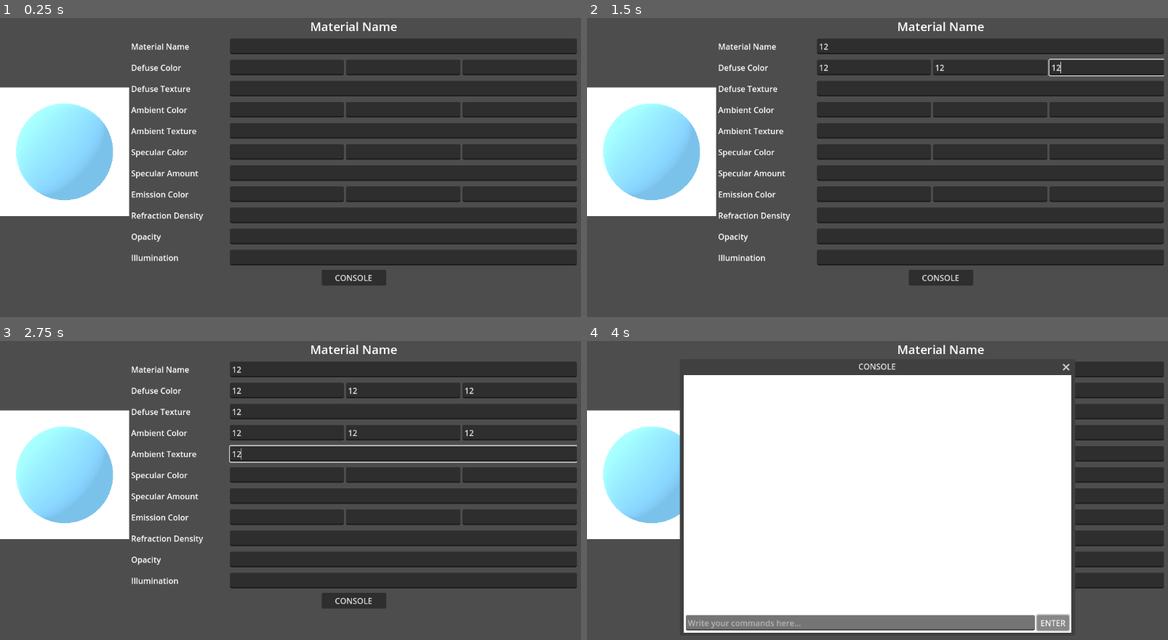
Above: before the commit, frames 1-4 (two rows, left to right).
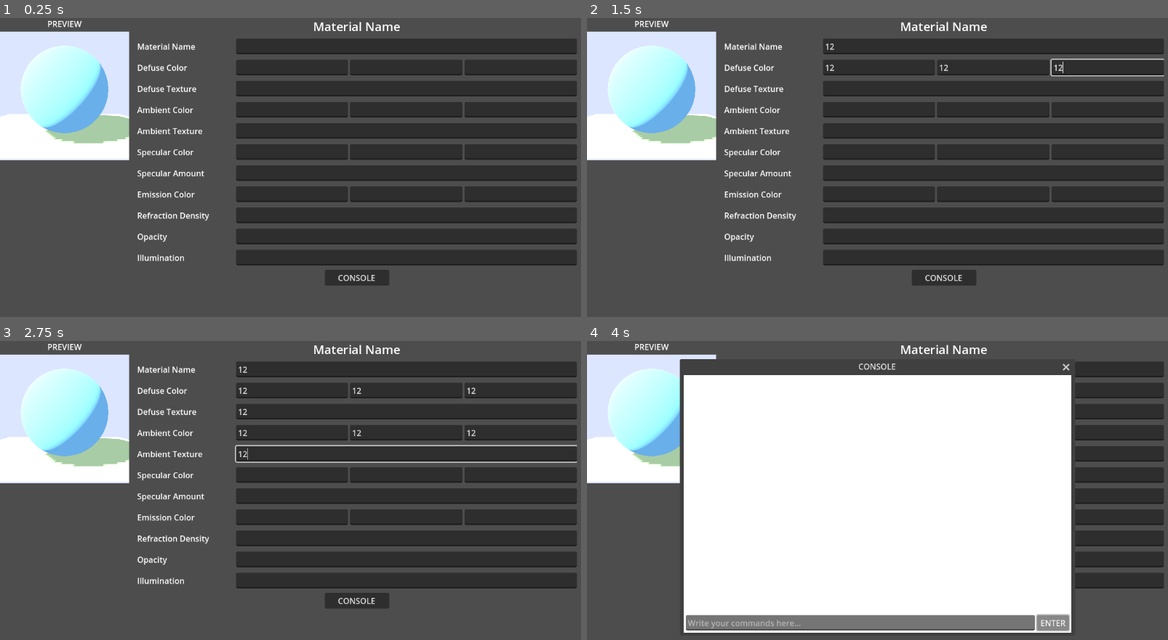
Above: after the commit, the same moments.

Repository: wamiqurrehman093/asset_editor
Game: Godot game, scene res://source/material_editor/material_editor.tscn
The game is run twice, just before and just after one commit, with the same random seed, the same clock (stepped at 60 frames per second) and the same inputs. This scene is started directly instead of the project's main scene.
Inputs (mouse positions are in pixels of both pictures, inside the frame that each line leads up to):
- Up to frame 1 (0.25 s): no input
- Up to frame 2 (1.5 s): click (987, 47) at 0.52 s; type "12" at 0.6 s; click (871, 68) at 0.75 s; type "12" at 0.83 s; click (987, 68) at 0.98 s; type "12" at 1.07 s; click (1104, 68) at 1.27 s; type "12" at 1.35 s
- Up to frame 3 (2.75 s): click (400, 412) at 1.5 s; type "12" at 1.58 s; click (284, 433) at 1.73 s; type "12" at 1.82 s; click (400, 433) at 2.02 s; type "12" at 2.1 s; click (517, 433) at 2.25 s; type "12" at 2.33 s; click (400, 454) at 2.48 s; type "12" at 2.57 s
- Up to frame 4 (4 s): click "CONSOLE" at 2.75 s; click "ENTER" at 3.5 s

The runs differ from the first frame. In frame 1, 16% of the frame differs, in the area x 0-81%, y 0-90%; in frame 2, 16%; in frame 3, 16%, in the area x 0-82%, y 0-90%; in frame 4, 9.5%.

Commit message:
console logs and material editor

Diff:
--- /dev/null
+++ b/resource/theme/console_theme.tres
@@ -0,0 +1,9 @@
+[gd_resource type="Theme" format=3 uid="uid://lkfi2kksbiwi"]
+
+[resource]
+Label/colors/font_color = Color(0, 0, 0, 1)
+MarginContainer/constants/margin_bottom = 4
+MarginContainer/constants/margin_left = 4
+MarginContainer/constants/margin_right = 4
+MarginContainer/constants/margin_top = 4
+VBoxContainer/constants/separation = 4
--- a/source/console_window/console_window.tscn
+++ b/source/console_window/console_window.tscn
@@ -1,7 +1,7 @@
 [gd_scene load_steps=3 format=3 uid="uid://hboe8tcv0is5"]
 
-[ext_resource type="Theme" uid="uid://dys62uqmu2c03" path="res://resource/theme/basic_theme.tres" id="1_2wp0v"]
 [ext_resource type="Script" path="res://source/console_window/console_window.gd" id="1_6nti3"]
+[ext_resource type="Theme" uid="uid://lkfi2kksbiwi" path="res://resource/theme/console_theme.tres" id="2_43ga6"]
 
 [node name="console_window" type="Window" node_paths=PackedStringArray("logs", "command_input", "command_submit")]
 title = "CONSOLE"
@@ -9,6 +9,7 @@
 size = Vector2i(768, 512)
 visible = false
 exclusive = true
+unresizable = true
 content_scale_mode = 1
 content_scale_aspect = 1
 script = ExtResource("1_6nti3")
@@ -23,6 +24,7 @@
 anchor_bottom = 1.0
 grow_horizontal = 2
 grow_vertical = 2
+theme = ExtResource("2_43ga6")
 
 [node name="background" type="ColorRect" parent="console"]
 layout_mode = 1
@@ -39,7 +41,7 @@
 anchor_bottom = 1.0
 grow_horizontal = 2
 grow_vertical = 2
-theme = ExtResource("1_2wp0v")
+size_flags_vertical = 3
 
 [node name="content" type="VBoxContainer" parent="console/content_container"]
 custom_minimum_size = Vector2(0, 38)
--- a/source/material_editor/material_editor.gd
+++ b/source/material_editor/material_editor.gd
@@ -96,25 +96,31 @@
 	self.specular_color_r.text = specular_color.r
 	self.specular_color_g.text = specular_color.g
 	self.specular_color_b.text = specular_color.b
+	console_window.log_statement("Loaded specular color.")
 
 
 func load_specular_amount(specular_amount: String) -> void:
 	self.specular_amount.text = specular_amount
+	console_window.log_statement("Loaded specular amount.")
 
 
 func load_emission_color(emission_color: Dictionary) -> void:
 	self.emission_color_r.text = emission_color.r
 	self.emission_color_g.text = emission_color.g
 	self.emission_color_b.text = emission_color.b
+	console_window.log_statement("Loaded emission color.")
 
 
 func load_refraction_density(refraction_density: String) -> void:
 	self.refraction_density.text = refraction_density
+	console_window.log_statement("Loaded refraction density.")
 
 
 func load_opacity(opacity: String) -> void:
 	self.opacity.text = opacity
+	console_window.log_statement("Loaded opacity.")
 
 
 func load_illumination(illumination: String) -> void:
 	self.illumination.text = illumination
+	console_window.log_statement("Loaded illumination.")
--- a/source/material_editor/material_editor.tscn
+++ b/source/material_editor/material_editor.tscn
@@ -8,15 +8,24 @@
 ao_enabled = true
 
 [sub_resource type="SphereMesh" id="SphereMesh_lkr2s"]
+radius = 0.75
+height = 1.5
 
 [sub_resource type="Environment" id="Environment_56dlo"]
 background_mode = 1
-background_color = Color(1, 1, 1, 1)
+background_color = Color(0.862745, 0.901961, 1, 1)
 ambient_light_color = Color(1, 1, 1, 1)
+
+[sub_resource type="StandardMaterial3D" id="StandardMaterial3D_x6lxa"]
+albedo_color = Color(0.764706, 0.886275, 0.647059, 1)
+
+[sub_resource type="BoxMesh" id="BoxMesh_f88e3"]
+size = Vector3(4, 0.1, 2)
 
 [node name="material_editor" type="HBoxContainer" node_paths=PackedStringArray("material_title", "material_name_input", …(391 unchanged characters)…
 custom_minimum_size = Vector2(1144, 532)
 size_flags_horizontal = 3
+theme_override_constants/separation = 16
 script = ExtResource("1_v3xu1")
 material_title = NodePath("details/title")
 material_name_input = NodePath("details/properties_container/properties/material_name/input")
@@ -45,7 +54,12 @@
 [node name="preview" type="VBoxContainer" parent="."]
 custom_minimum_size = Vector2(256, 0)
 layout_mode = 2
-alignment = 1
+
+[node name="label" type="Label" parent="preview"]
+layout_mode = 2
+text = "PREVIEW"
+horizontal_alignment = 1
+vertical_alignment = 1
 
 [node name="preview_viewort_container" type="SubViewportContainer" parent="preview"]
 layout_mode = 2
@@ -58,11 +72,12 @@
 [node name="preview_scene" type="Node3D" parent="preview/preview_viewort_container/preview_viewport"]
 
 [node name="preview_sphere" type="MeshInstance3D" parent="preview/preview_viewort_container/preview_viewport/preview_scene"]
+transform = Transform3D(1, 0, 0, 0, 1, 0, 0, 0, 1, 0, 0.75, 0.375)
 material_override = SubResource("StandardMaterial3D_yu6jr")
 mesh = SubResource("SphereMesh_lkr2s")
 
 [node name="preview_camera" type="Camera3D" parent="preview/preview_viewort_container/preview_viewport/preview_scene"]
-transform = Transform3D(1, 0, 0, 0, 1, 0, 0, 0, 1, 0, 0, 1)
+transform = Transform3D(1, 0, 0, 0, 1, 0, 0, 0, 1, 0, 0.65, 2)
 current = true
 
 [node name="preview_environment" type="WorldEnvironment" parent="preview/preview_viewort_container/preview_viewport/preview_scene"]
@@ -70,6 +85,12 @@
 
 [node name="preview_light" type="DirectionalLight3D" parent="preview/preview_viewort_container/preview_viewport/preview_scene"]
 transform = Transform3D(0.707107, 0, -0.707107, 0.612373, 0.5, 0.612373, 0.353553, -0.866025, 0.353553, 0, 0, 3)
+shadow_enabled = true
+
+[node name="floor" type="MeshInstance3D" parent="preview/preview_viewort_container/preview_viewport/preview_scene"]
+transform = Transform3D(1, 0, 0, 0, 1, 0, 0, 0, 1, 0, -0.05, 0)
+material_override = SubResource("StandardMaterial3D_x6lxa")
+mesh = SubResource("BoxMesh_f88e3")
 
 [node name="details" type="VBoxContainer" parent="."]
 layout_mode = 2
--- a/source/mtl_editor/mtl_editor.gd
+++ b/source/mtl_editor/mtl_editor.gd
@@ -55,19 +55,35 @@
 
 func _on_load_button_pressed() -> void:
 	if path_line_edit.text.is_absolute_path() or path_line_edit.text.is_relative_path():
-		var content: String = get_file_content(path_line_edit.text)
-		var content_lines: PackedStringArray = content.split("\n")
-		for content_line: String in content_lines:
-			if content_line.is_empty() or content_line.begins_with("#"):
-				continue
-			if content_line.begins_with("newmtl "):
-				if material_index >= 0:
-					load_material_info_for_material_editor()
-				create_new_material(content_line.split(" ")[1])
-			load_content_line(content_line)
-		if material_index >= 0:
-			load_material_info_for_material_editor()
+		clear_previous_file()
+		load_new_file()
 
+
+func clear_previous_file() -> void:
+	material_infos = []
+	material_editors = []
+	material_index = -1
+	for material_editor: MaterialEditor in materials_container.get_children():
+		material_editor.queue_free()
+
+
+func load_new_file() -> void:
+	for content_line: String in get_file_content_lines():
+		if content_line.is_empty() or content_line.begins_with("#"):
+			continue
+		if content_line.begins_with("newmtl "):
+			if material_index >= 0:
+				load_material_info_for_material_editor()
+			create_new_material(content_line.split(" ")[1])
+		load_content_line(content_line)
+	if material_index >= 0:
+		load_material_info_for_material_editor()
+
+
+func get_file_content_lines() -> PackedStringArray:
+	var content: String = get_file_content(path_line_edit.text)
+	var content_lines: PackedStringArray = content.split("\n")
+	return content_lines
 
 func get_file_content(file_path: String) -> String:
 	var file: FileAccess = FileAccess.open(file_path, FileAccess.READ)
Not shown: 1 places in source/material_editor/material_editor.tscn that only renumber resources
